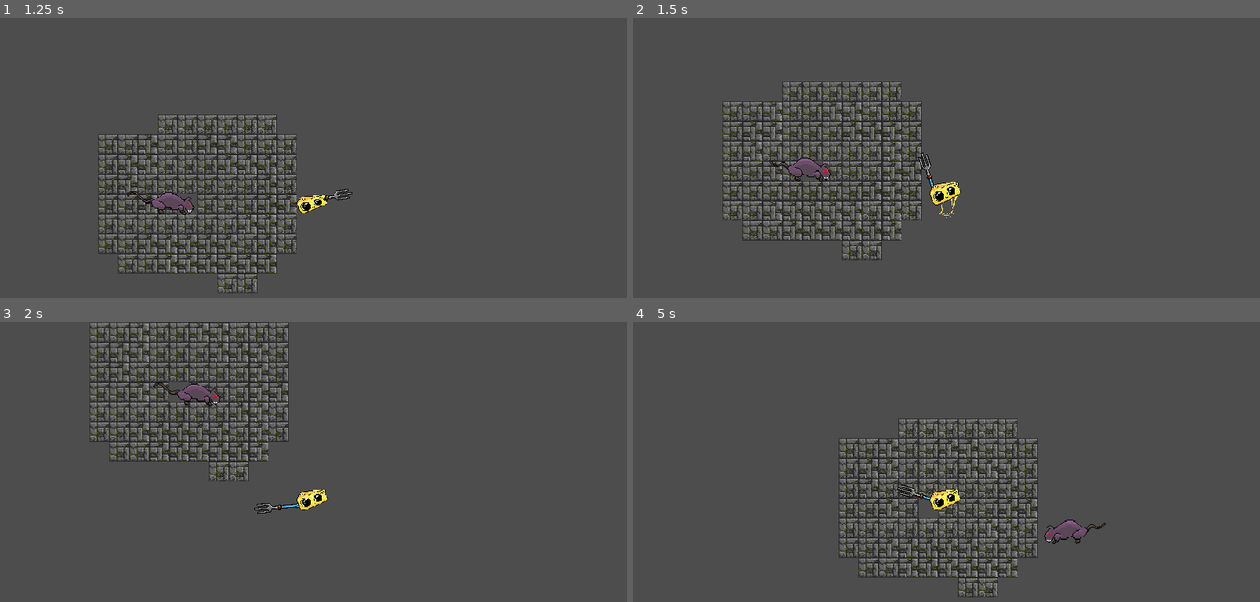
Above: before the commit, frames 1-4 (two rows, left to right).
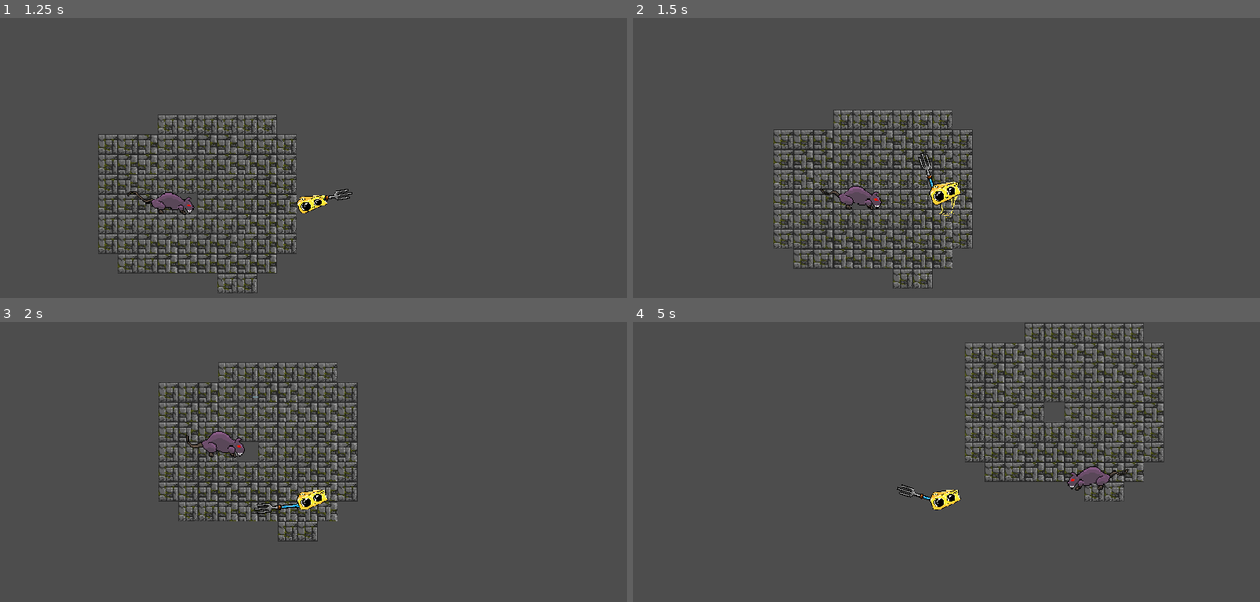
Above: after the commit, the same moments.

Repository: karmette/nah-id-win
Game: Godot game, scene res://scenes/stage_1.tscn
The game is run twice, just before and just after one commit, with the same random seed, the same clock (stepped at 60 frames per second) and the same inputs. The project has no main scene, so this scene is started directly.
Inputs (mouse positions are in pixels of both pictures, inside the frame that each line leads up to):
- Up to frame 1 (1.25 s): tap Enter (ui_accept) at 0.5, 0.77 s; move the mouse to (451, 177) at 0.52 s; hold D (right) from 0.53 s (still down); hold Right mouse button (thrust) from 0.53 s (still down)
- Up to frame 2 (1.5 s): move the mouse to (821, 211) at 1.27 s; release D (right) at 1.28 s; release Right mouse button (thrust) at 1.28 s; hold S (down) from 1.28 s (still down); click (821, 211) at 1.35 s
- Up to frame 3 (2 s): keep holding S (down); tap Enter (ui_accept) at 1.52 s; right-click (188, 515) at 1.55 s
- Up to frame 4 (5 s): move the mouse to (1009, 420) at 2.02 s; release S (down) at 2.03 s; hold D (right) 2.03-2.78 s; hold Right mouse button (thrust) 2.03-2.78 s; move the mouse to (915, 568) at 2.77 s; hold W (up) 2.78-3.53 s; right-click (915, 568) at 2.85 s; tap Enter (ui_accept) at 3.02, 3.77, 4.52 s; move the mouse to (1134, 551) at 3.52 s; hold Right mouse button (thrust) 3.53-4.28 s; hold A (left) from 3.53 s (still down); click (1134, 551) at 3.6 s; move the mouse to (758, 445) at 4.27 s; right-click (758, 445) at 4.35 s

Frame 1 is identical in both runs. In frame 2, 14% of the frame differs, in the area x 14-55%, y 22-97%; in frame 3, 14%; in frame 4, 17%, in the area x 32-85%, y 0-99%.

Commit message:
dash thrusting

Diff:
--- a/src/characters/enemy.gd
+++ b/src/characters/enemy.gd
@@ -7,7 +7,6 @@
 @export var health = 15
 @export var knockback_force = 300
 @export var knockback_decay = 800
-
 
 var knockback_velocity: Vector2 = Vector2.ZERO
 
--- a/src/characters/player/fork.gd
+++ b/src/characters/player/fork.gd
@@ -1,12 +1,15 @@
 extends Node2D
 
 @onready var animation_player: AnimationPlayer = $ForkSprite/AnimationPlayer
+@onready var fork_sprite: Sprite2D = $ForkSprite
+
 var on_cooldown = false
-@onready var fork_sprite: Sprite2D = $ForkSprite
 var damage = 5
+var player: Node2D
 
 func _ready():
 	SignalBus.toggle_attacking.connect(_on_attacking_toggled)
+	player = get_tree().get_first_node_in_group("player")
 
 func _on_attacking_toggled(state: bool):
 	on_cooldown = state
@@ -18,6 +21,7 @@
 		animation_player.play("charge_thrust")
 	if Input.is_action_just_released("thrust") and not on_cooldown:
 		animation_player.play("thrust")
+		player.dash((get_global_mouse_position() - global_position).normalized())
 
 #Signals
 func emit_attacking(state: bool):
--- a/src/characters/player/player.gd
+++ b/src/characters/player/player.gd
@@ -4,14 +4,27 @@
 
 @export var speed = 400
 var health = 100
+var dash_velocity: Vector2 = Vector2.ZERO
+var dash_decay = 2000
+var dash_force = 800
 
 func get_input():
 	var input_direction = Input.get_vector("left", "right", "up", "down")
 	velocity = input_direction * speed
 
+func dash(direction):
+	dash_velocity = direction * dash_force #sets knockback
 
 func _physics_process(delta):
 	get_input()
+
+	if dash_velocity.length() > 0:
+		velocity = dash_velocity
+		dash_velocity = dash_velocity.move_toward(Vector2.ZERO, dash_decay * delta)
+	else:
+		# Normal movement logic here
+		get_input()
+
 	move_and_slide()
 
 	if velocity.length() > 0:
